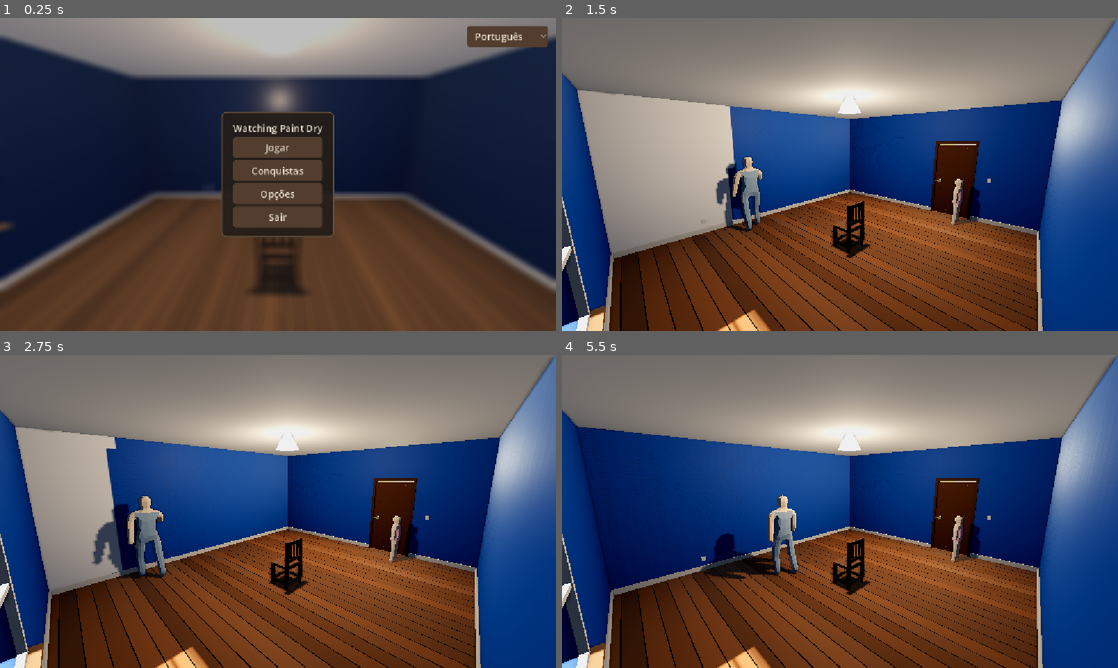
Above: before the commit, frames 1-4 (two rows, left to right).
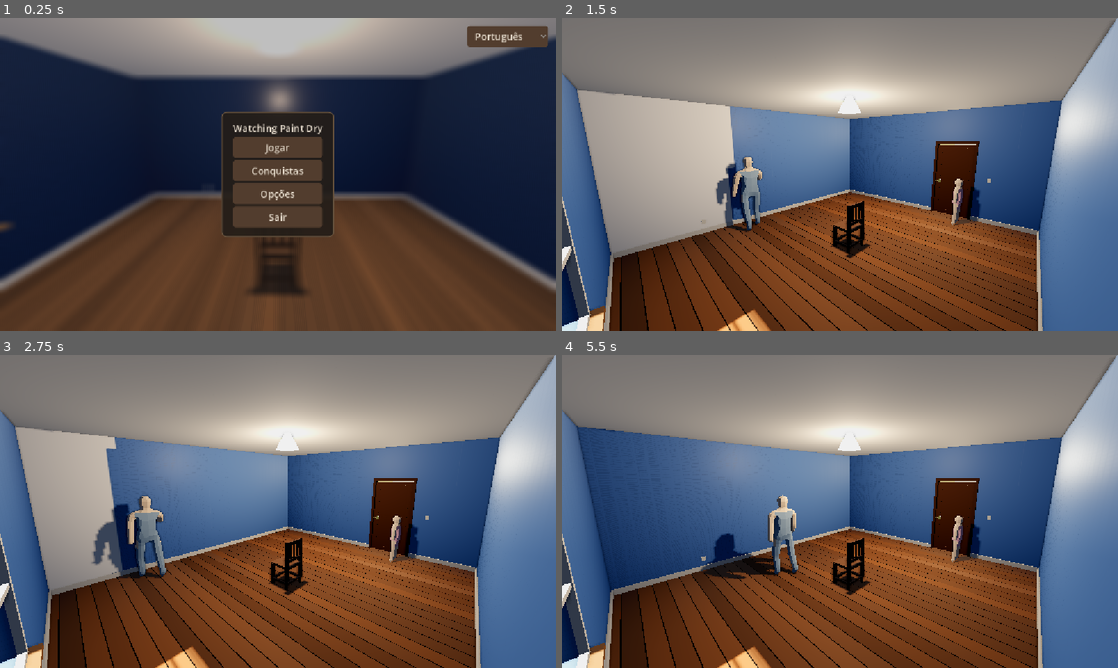
Above: after the commit, the same moments.

Repository: CaioLeonardoSch/watching-paint-dry
Game: Godot game, scene res://scenes/menu_principal.tscn
The game is run twice, just before and just after one commit, with the same random seed, the same clock (stepped at 60 frames per second) and the same inputs.
Inputs (mouse positions are in pixels of both pictures, inside the frame that each line leads up to):
- Up to frame 1 (0.25 s): no input
- Up to frame 2 (1.5 s): click "Jogar" at 0.5 s; click "Rápido" at 1.25 s
- Up to frame 3 (2.75 s): move the mouse to (400, 495) at 2.02 s
- Up to frame 4 (5.5 s): move the mouse to (728, 527) at 2.77 s; move the mouse to (895, 442) at 3.52 s; move the mouse to (812, 574) at 4.27 s; move the mouse to (1006, 558) at 5.02 s

The runs differ from the first frame. In frame 2, 30% of the frame differs, in the area x 0-100%, y 0-100%; in frame 3, 33%; in frame 4, 41%.
Error after the commit: Invalid access to property or key 'cor_molhada_base' on a base object of type 'Resource (CorTinta)'. (res://scripts/ciclo_pintura.gd:280)

Commit message:
refactor: cor da tinta vira cor_alvo unica, demao seca escurecendo

Diff:
--- a/resources/cores/amarelo.tres
+++ b/resources/cores/amarelo.tres
@@ -5,5 +5,4 @@
 [resource]
 script = ExtResource("1_script")
 nome = "Amarelo"
-cor_molhada_base = Color(0.75, 0.62, 0.25, 1)
-variantes_secas = Array[Color]([Color(0.92, 0.85, 0.62, 1), Color(0.85, 0.72, 0.38, 1), Color(0.72, 0.55, 0.15, 1)])
+cor_alvo = Color(0.72, 0.55, 0.15, 1)
--- a/resources/cores/azul.tres
+++ b/resources/cores/azul.tres
@@ -5,5 +5,4 @@
 [resource]
 script = ExtResource("1_script")
 nome = "Azul"
-cor_molhada_base = Color(0.25, 0.42, 0.7, 1)
-variantes_secas = Array[Color]([Color(0.62, 0.72, 0.88, 1), Color(0.42, 0.58, 0.82, 1), Color(0.16, 0.34, 0.68, 1)])
+cor_alvo = Color(0.16, 0.34, 0.68, 1)
--- a/resources/cores/laranja.tres
+++ b/resources/cores/laranja.tres
@@ -5,5 +5,4 @@
 [resource]
 script = ExtResource("1_script")
 nome = "Laranja"
-cor_molhada_base = Color(0.78, 0.45, 0.18, 1)
-variantes_secas = Array[Color]([Color(0.95, 0.78, 0.55, 1), Color(0.88, 0.6, 0.3, 1), Color(0.75, 0.42, 0.12, 1)])
+cor_alvo = Color(0.75, 0.42, 0.12, 1)
--- a/resources/cores/rosa.tres
+++ b/resources/cores/rosa.tres
@@ -5,5 +5,4 @@
 [resource]
 script = ExtResource("1_script")
 nome = "Rosa"
-cor_molhada_base = Color(0.78, 0.45, 0.55, 1)
-variantes_secas = Array[Color]([Color(0.95, 0.8, 0.85, 1), Color(0.88, 0.62, 0.7, 1), Color(0.75, 0.35, 0.48, 1)])
+cor_alvo = Color(0.75, 0.35, 0.48, 1)
--- a/resources/cores/verde.tres
+++ b/resources/cores/verde.tres
@@ -5,5 +5,4 @@
 [resource]
 script = ExtResource("1_script")
 nome = "Verde"
-cor_molhada_base = Color(0.3, 0.55, 0.42, 1)
-variantes_secas = Array[Color]([Color(0.68, 0.85, 0.72, 1), Color(0.48, 0.68, 0.55, 1), Color(0.2, 0.42, 0.28, 1)])
+cor_alvo = Color(0.2, 0.42, 0.28, 1)
--- a/resources/cores/vermelho.tres
+++ b/resources/cores/vermelho.tres
@@ -5,5 +5,4 @@
 [resource]
 script = ExtResource("1_script")
 nome = "Vermelho"
-cor_molhada_base = Color(0.68, 0.35, 0.32, 1)
-variantes_secas = Array[Color]([Color(0.88, 0.68, 0.65, 1), Color(0.75, 0.45, 0.4, 1), Color(0.62, 0.24, 0.2, 1)])
+cor_alvo = Color(0.62, 0.24, 0.2, 1)
--- a/resources/cores/violeta.tres
+++ b/resources/cores/violeta.tres
@@ -5,5 +5,4 @@
 [resource]
 script = ExtResource("1_script")
 nome = "Violeta"
-cor_molhada_base = Color(0.45, 0.3, 0.58, 1)
-variantes_secas = Array[Color]([Color(0.78, 0.68, 0.85, 1), Color(0.62, 0.48, 0.75, 1), Color(0.42, 0.22, 0.55, 1)])
+cor_alvo = Color(0.42, 0.22, 0.55, 1)
--- a/scripts/ambiente_dia.gd
+++ b/scripts/ambiente_dia.gd
@@ -40,7 +40,7 @@
 ## faces internas do quarto. Usar a cor cheia do céu pinta o cômodo todo de
 ## azul, do mesmo jeito que a cor do pôr do sol o pintava de laranja.
 const COR_AMBIENTE: Color = Color(0.66, 0.72, 0.84)
-const ENERGIA_AMBIENTE: float = 0.14
+const ENERGIA_AMBIENTE: float = 0.16
 
 # Caminho relativo, não %NomeUnico — nome único já resolveu pra null sem
 # motivo claro neste projeto antes (ver convenção no PROJETO.md).
--- a/scripts/cor_tinta.gd
+++ b/scripts/cor_tinta.gd
@@ -4,10 +4,65 @@
 # ─────────────────────────────────────────────
 #  COR DE TINTA — dado tipado pra paleta de cores escolhível
 #
-#  `variantes_secas` tem uma cor por demão (índice 0 = 1ª demão seca, a
-#  última = cor final "realçada"), ficando mais saturada a cada repintura.
+#  Uma cor autoral só: `cor_alvo`, a cor cheia — o que a parede vira quando a
+#  tinta cobre de verdade. Demão a demão sai de curva de cobertura, e o tom
+#  molhado sai da seca daquela demão. Antes eram 4 cores escritas à mão por
+#  tinta (3 secas + 1 molhada), que precisavam ficar em sintonia entre si.
+#
+#  Por que mudou (pesquisa de 02/08/2026, ver PROJETO.md):
+#
+#  1. Tinta látex/acrílica seca MAIS ESCURA, não mais clara. O ligante é
+#     branco leitoso quando molhado e fica transparente ao secar — sai o véu
+#     branco e sobra o pigmento cru, então a cor aprofunda. O brilho da
+#     superfície molhada reforça a ilusão de "mais claro". O modelo antigo
+#     fazia o contrário: molhado escuro secando pra um tom pálido, o que dava
+#     a leitura de "escureceu e depois lavou".
+#
+#  2. Cobertura converge, não é linear. Cada demão cobre a maior parte do que
+#     ainda faltava, então o salto entre demãos diminui — e a cor "de verdade"
+#     chega já na 2ª (é assim que fabricante formula tinta). A 3ª é
+#     acabamento, muda pouco de propósito.
 # ─────────────────────────────────────────────
 
+## Reboco cru — o que está embaixo da 1ª demão de uma parede nunca pintada.
+## Mesmo tom de `ciclo_pintura.gd::COR_PAREDE_CRUA`.
+const COR_FUNDO_CRU: Color = Color(0.93, 0.92, 0.90)
+
+## Quanto da cor cheia cada demão entrega, acumulado. Uma demão sozinha cobre
+## ~70%; a segunda cobre 70% do que sobrou (0.30 × 0.30 = 9% de fundo ainda
+## aparecendo); a terceira quase fecha.
+const COBERTURA: Array[float] = [0.70, 0.91, 0.973]
+
+## Tinta molhada = a mesma cor com o véu leitoso do ligante por cima.
+##
+## O véu começou em 0.20 (fiel ao que a tinta faz de verdade) e a secagem
+## ficou INVISÍVEL: medido no jogo, a parede andava ~4 valores de RGB entre
+## molhada e seca ao longo de 60 s, porque a luz do quarto já é baixa e
+## comprime a diferença toda. 0.55 é exagero controlado — o jogo é assistir
+## isso acontecer, então o efeito precisa caber na tela.
+##
+## Medido no render, na mesma parede e mesma luz: 0.20 dava ~4 valores de
+## diferença entre molhada e seca, 0.40 dava ~17, 0.55 dá ~34. O estado FINAL
+## não muda com isso — quem muda é só o caminho até ele.
+const COR_LEITOSA: Color = Color(0.93, 0.93, 0.94)
+const VEU_MOLHADO: float = 0.55
+
 @export var nome: String = ""
-@export var cor_molhada_base: Color = Color(0.2, 0.4, 0.8)
-@export var variantes_secas: Array[Color] = []
+@export var cor_alvo: Color = Color(0.16, 0.34, 0.68)
+
+
+func demaos() -> int:
+	return COBERTURA.size()
+
+
+## Cor da demão `indice` (0 = primeira) depois de seca.
+func seca(indice: int) -> Color:
+	var k: float = COBERTURA[clampi(indice, 0, COBERTURA.size() - 1)]
+	return COR_FUNDO_CRU.lerp(cor_alvo, k)
+
+
+## Cor da demão `indice` enquanto ainda está molhada — mais clara e leitosa
+## que a seca, não mais escura (ver cabeçalho). O resto da leitura de "molhado"
+## quem faz é o brilho, no shader.
+func molhada(indice: int) -> Color:
+	return seca(indice).lerp(COR_LEITOSA, VEU_MOLHADO)
--- a/scripts/dialogo_pintura.gd
+++ b/scripts/dialogo_pintura.gd
@@ -64,7 +64,8 @@
 		botao.custom_minimum_size = Vector2(90, 40)
 
 		var estilo := StyleBoxFlat.new()
-		estilo.bg_color = cor.variantes_secas[-1] if cor.variantes_secas.size() > 0 else cor.cor_molhada_base
+		# amostra da paleta mostra a cor cheia — é o que a parede vira no fim
+		estilo.bg_color = cor.cor_alvo
 		estilo.corner_radius_top_left     = 4
 		estilo.corner_radius_top_right    = 4
 		estilo.corner_radius_bottom_left  = 4
--- a/scripts/fundo_menu.gd
+++ b/scripts/fundo_menu.gd
@@ -25,13 +25,13 @@
 
 func _pintar_paredes() -> void:
 	var cor := load("res://resources/cores/azul.tres") as CorTinta
-	if not cor or cor.variantes_secas.is_empty():
+	if not cor:
 		return
 
 	var ruido  := MateriaisProcedurais.criar_textura_ruido(0.1, 512)
 	var normal := MateriaisProcedurais.criar_normal_ruido(0.4, 0.6, 512)
 	var mat := MateriaisProcedurais.criar_material_texturizado(
-		cor.variantes_secas[-1], 0.55, ruido, Vector3(2.0, 2.0, 2.0), normal, 0.4)
+		cor.seca(cor.demaos() - 1), 0.55, ruido, Vector3(2.0, 2.0, 2.0), normal, 0.4)
 
 	for nome in PAREDES_TINTA:
 		var no := get_node_or_null(nome)
--- a/shaders/tinta_secando.gdshader
+++ b/shaders/tinta_secando.gdshader
@@ -21,9 +21,11 @@
 uniform sampler2D mascara_acumulada : filter_linear, repeat_disable;
 uniform sampler2D mascara_recente   : filter_linear, repeat_disable;
 
-uniform vec4 cor_anterior : source_color = vec4(0.9, 0.9, 0.88, 1.0);  // o que já estava na parede
-uniform vec4 cor_molhada  : source_color = vec4(0.18, 0.38, 0.72, 1.0);
-uniform vec4 cor_seca     : source_color = vec4(0.38, 0.58, 0.88, 1.0);
+uniform vec4 cor_anterior : source_color = vec4(0.93, 0.92, 0.90, 1.0);  // o que já estava na parede
+// Molhada é MAIS CLARA que a seca: o ligante da látex é branco leitoso
+// enquanto tem água e fica transparente ao secar (ver cor_tinta.gd).
+uniform vec4 cor_molhada  : source_color = vec4(0.44, 0.57, 0.76, 1.0);
+uniform vec4 cor_seca     : source_color = vec4(0.38, 0.51, 0.74, 1.0);
 
 // Plano da parede em espaço de mundo: canto de origem + os dois eixos, cada
 // um com o comprimento do lado. Ver mapeamento em tinta_secando.gd.
@@ -111,7 +113,9 @@
 	float lap = smoothstep(limiar_lap, limiar_lap * 2.0, salto) * cobertura;
 
 	// ── Cor ────────────────────────────────────────────────────────
-	// Látex seca MAIS CLARO que molhado, por isso cor_seca é mais clara.
+	// Látex seca MAIS ESCURO que molhado: o véu leitoso do ligante some e
+	// sobra o pigmento. Quem monta as duas cores é cor_tinta.gd — aqui é só
+	// a travessia de uma pra outra.
 	vec3 cor_nova = mix(cor_molhada.rgb, cor_seca.rgb, seco_cor);
 
 	// A lap mark é uma faixa levemente mais densa/escura de tinta
@@ -133,7 +137,7 @@
 	// ── Superfície ─────────────────────────────────────────────────
 	// Molhado NÃO é espelho: roughness baixo demais reflete o céu procedural
 	// e quebra a parede em blocos visíveis (já testado e revertido antes).
-	float rug_pintada = mix(0.55, 0.9, seco_brilho);
+	float rug_pintada = mix(0.45, 0.9, seco_brilho);
 	ROUGHNESS = mix(0.92, rug_pintada, cobertura);
 	ROUGHNESS = mix(ROUGHNESS, ROUGHNESS * 0.93, lap);  // lap mark brilha um pouco mais
 	METALLIC  = 0.0;                                     // tinta não é metal
